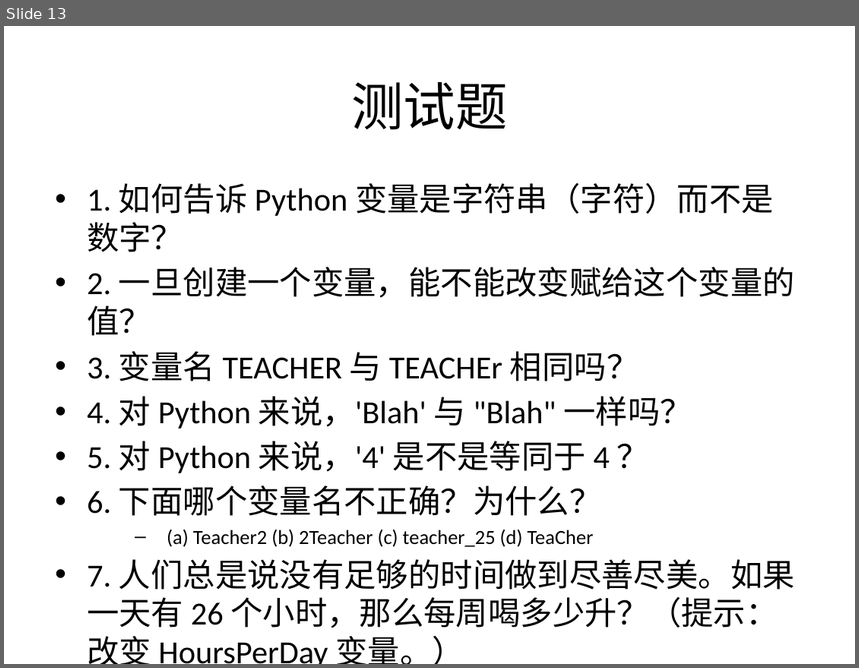
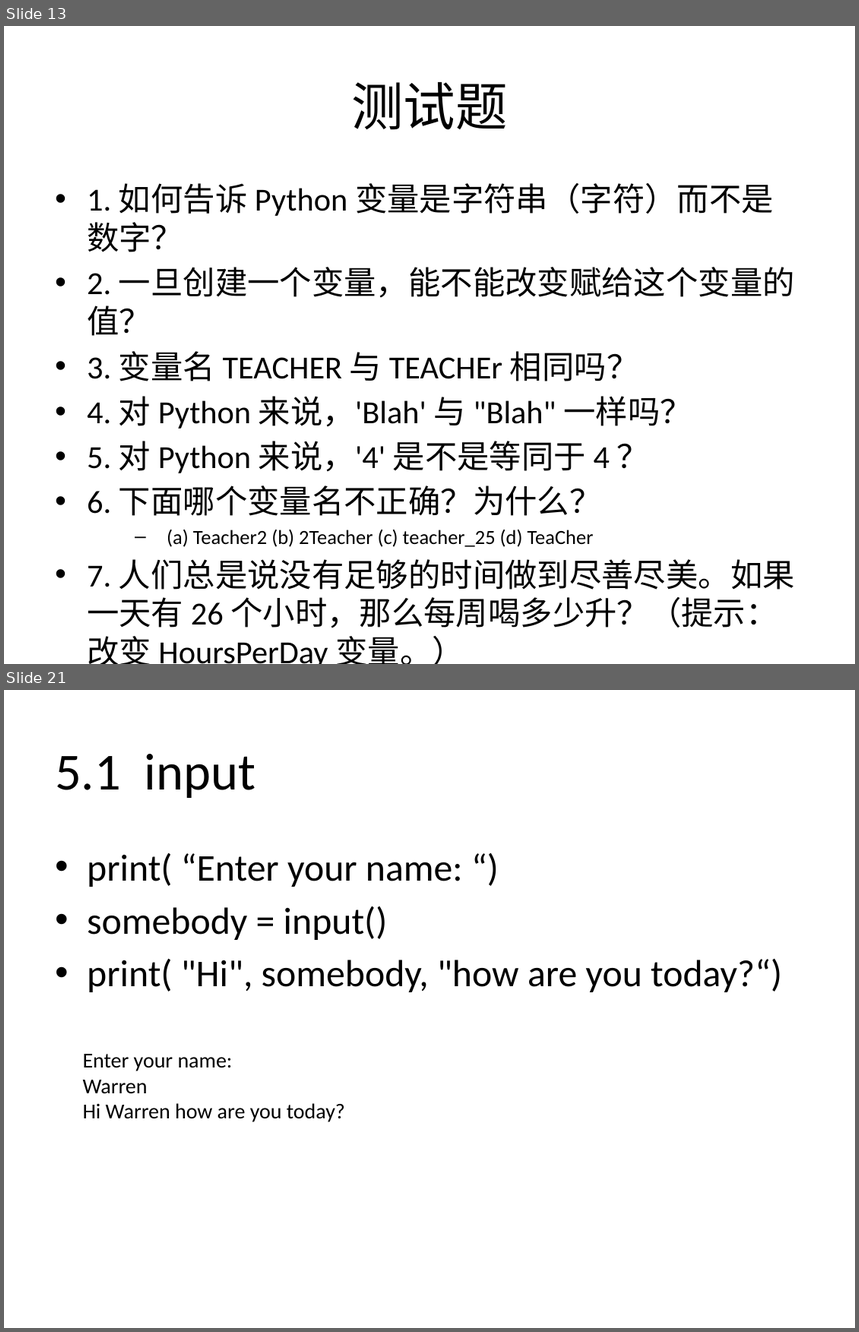
Before and after one commit to zhinan18/Python3, a slide deck: readme/Python3.pptx. Shown one above the other, each under a label of ours: slide 13 before the commit, slides 13 and 21 after it; the slides between them are not shown. The pictures are 859x668 and 859x1332 pixels, drawn with LibreOffice and Linux fonts; fonts in the diff are those of the drawing. Boxes give left, top, right and bottom in pixels: in the first picture for what was removed or moved away, otherwise in the second. Text is boxed around its words. In the diff, an @@ line names an element or a change of style, - is before the commit and + after.

```diff
--- a/readme/Python3.pptx
+++ b/readme/Python3.pptx
@@ slide 21 added at (4, 690, 855, 1328), background #FFFFFF @@
@@ title added at (55, 754, 256, 798), 44 pt, text #000000 @@
+5.1 input
@@ text added at (87, 853, 782, 992), 32 pt, text #000000 @@
+• print( “Enter your name: “)
+• somebody = input()
+• print( "Hi", somebody, "how are you today?“)
@@ text added at (83, 1054, 345, 1122), 18 pt, text #000000 @@
+Enter your name:
+Warren
+Hi Warren how are you today?
```
Also in this commit, not shown: 16 other slides added, 4 other files.
